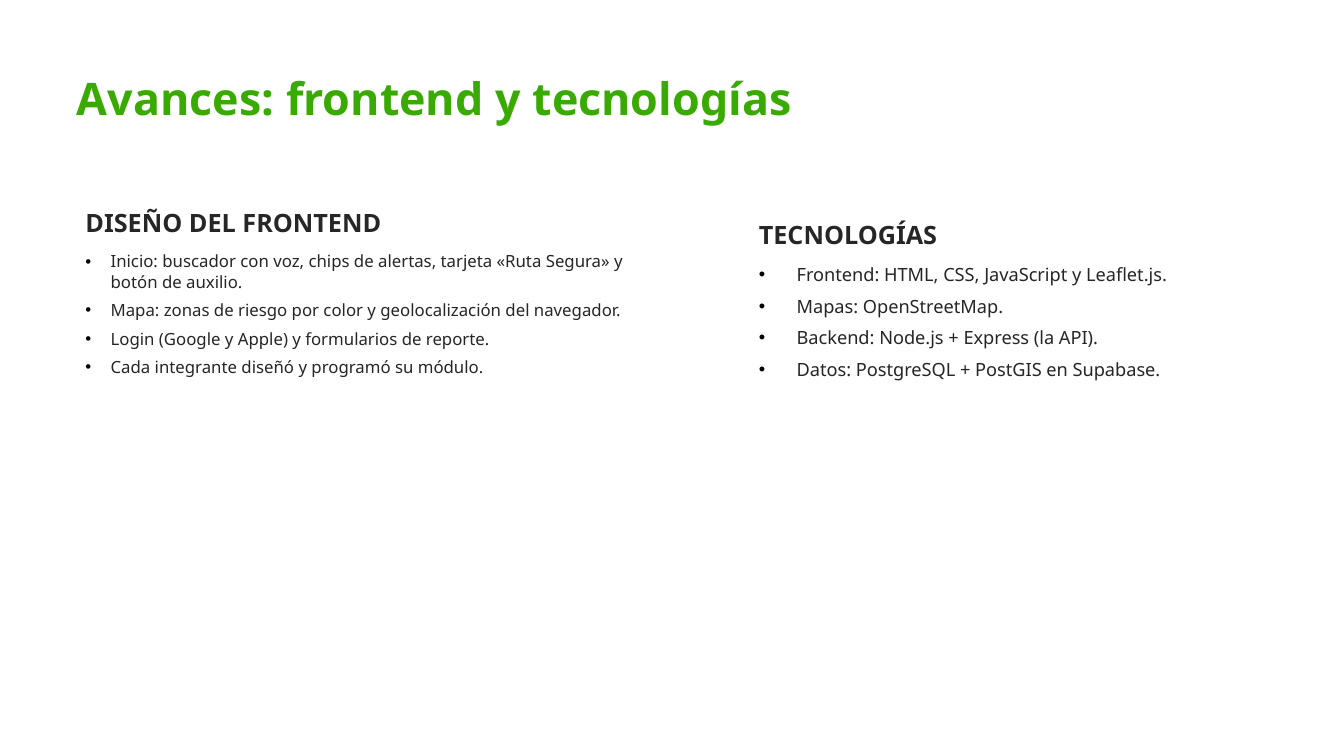
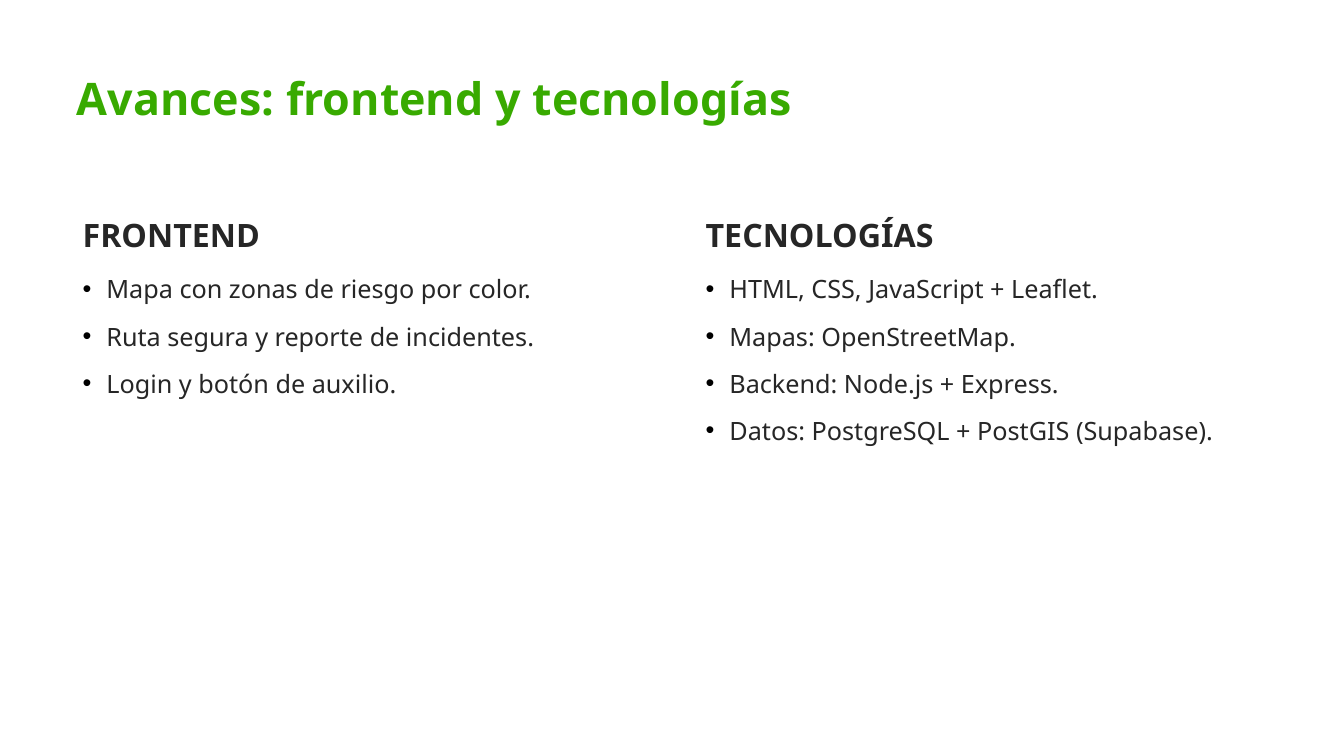
Before and after one commit to gabycastabaryo3-cmd/media-tecnica, a slide deck: slide 9 of docs/presentacion.pptx. Drawn at 1344x756 pixels with LibreOffice and Linux fonts; fonts in the diff are those of the drawing; background and template pictures are left out. Boxes give left, top, right and bottom in pixels: in the first picture for what was removed or moved away, otherwise in the second. Text is boxed around its words. In the diff, an @@ line names an element or a change of style, - is before the commit and + after.

```diff
--- a/docs/presentacion.pptx
+++ b/docs/presentacion.pptx
@@ text "FRONTEND" at <box>83,223,534,399</box>: vertical alignment middle to top @@
@@ text at <box>83,223,534,399</box>: text changed; size 12 to 18 pt @@
-DISEÑO DEL FRONTEND
-• Inicio: buscador con voz, chips de alertas, tarjeta «Ruta Segura» y botón de auxilio.
-• Mapa: zonas de riesgo por color y geolocalización del navegador.
-• Login (Google y Apple) y formularios de reporte.
-• Cada integrante diseñó y programó su módulo.
+FRONTEND
+• Mapa con zonas de riesgo por color.
+• Ruta segura y reporte de incidentes.
+• Login y botón de auxilio.
@@ text "TECNOLOGÍAS": place and size @@
-text "TECNOLOGÍAS" at <box>759,220,1167,381</box>
+text "TECNOLOGÍAS" at <box>706,217,1213,446</box>
@@ text "TECNOLOGÍAS" at <box>706,217,1213,446</box>: vertical alignment middle to top @@
@@ text at <box>706,217,1016,352</box>: size 18 to 23 pt in "TECNOLOGÍAS"; size 13 to 18 pt in "Mapas: OpenStreetMap."; indent changed; more space between paragraphs @@
@@ text at <box>729,278,1098,304</box>: text changed; size 13 to 18 pt @@
-• Frontend: HTML, CSS, JavaScript y Leaflet.js.
+• HTML, CSS, JavaScript + Leaflet.
@@ text at <box>729,374,1213,446</box>: text changed; size 13 to 18 pt @@
-• Backend: Node.js + Express (la API).
-• Datos: PostgreSQL + PostGIS en Supabase.
+• Backend: Node.js + Express.
+• Datos: PostgreSQL + PostGIS (Supabase).
```
Also in this commit, not shown: 8 other slides changed, 2 other files.
